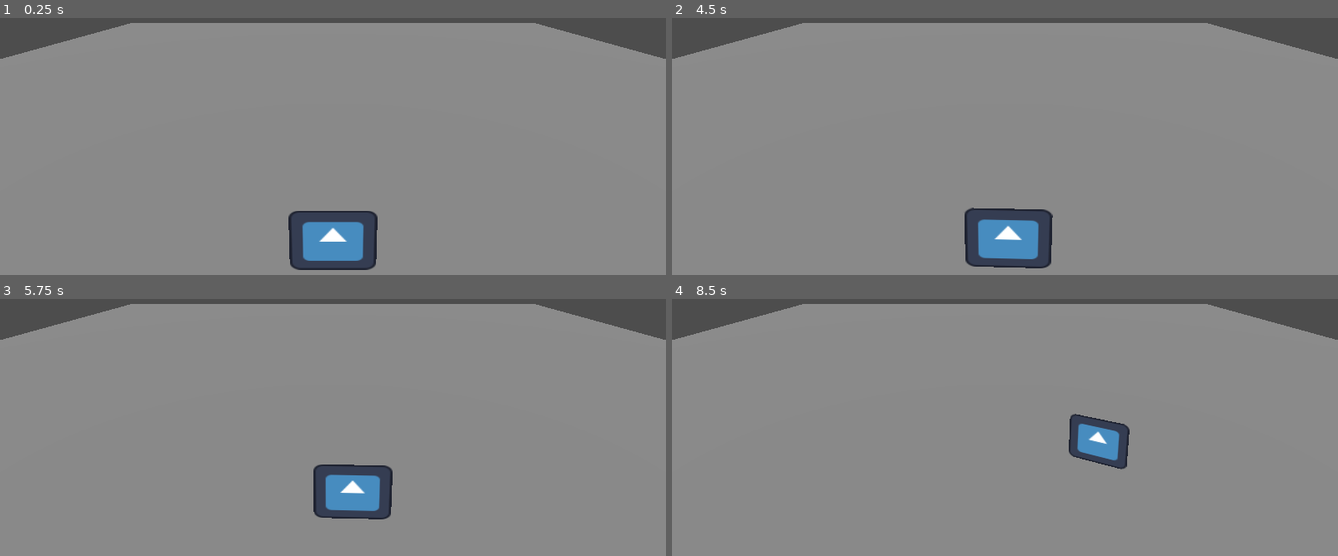
Above: before the commit, frames 1-4 (two rows, left to right).
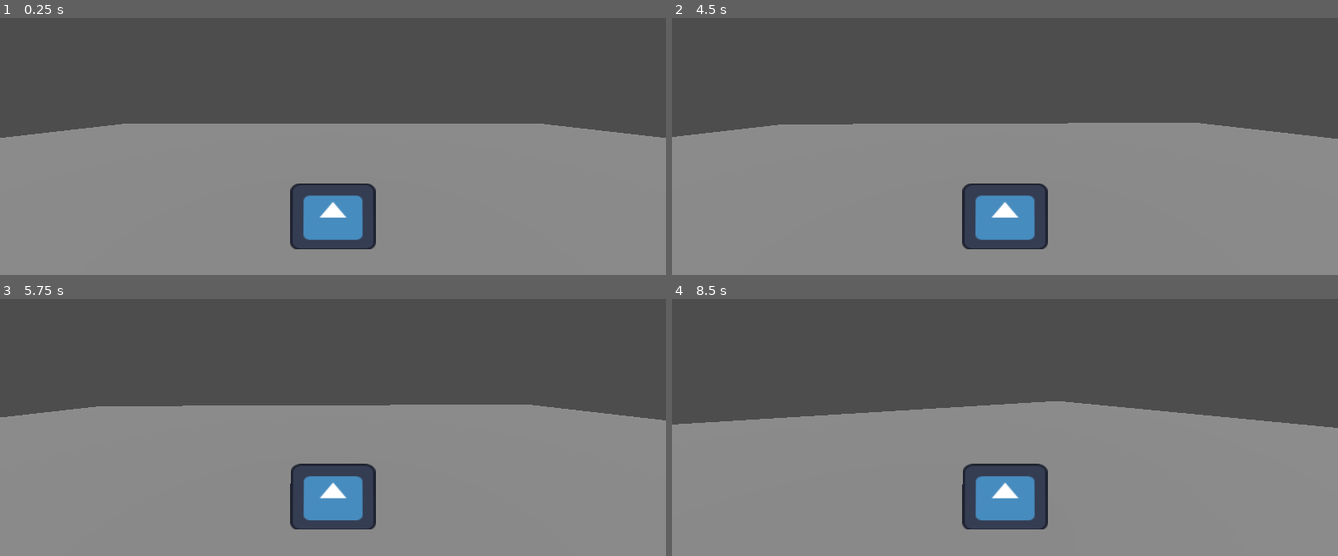
Above: after the commit, the same moments.

Repository: AnselSB/FZERO
Game: Godot game, scene res://scenes/main_scene.tscn
Same seed, same stepped clock (60 frames per second), same inputs: the game is played once before the commit and once after it. The engine's default icon, where the game draws it, is replaced by a stand-in: a white triangle on a blue panel in a dark square.
Inputs:
- Up to frame 1 (0.25 s): no input
- Up to frame 2 (4.5 s): tap Enter (gas) at 0.5, 1.35, 2, 2.85, 3.5, 4.35 s; hold D (right) 0.53-1.28 s; hold Enter (gas) 0.53-1.28 s; tap Space at 1.25, 2.75, 4.25 s; hold S (reverse) 1.28-2.03 s; hold Enter (gas) 2.03-2.78 s; hold D (right) 2.03-3.53 s; hold Enter (gas) 3.53-4.28 s; hold A (left) from 3.53 s (still down)
- Up to frame 3 (5.75 s): release A (left) at 5.03 s; hold S (reverse) from 5.03 s (still down); hold Enter (gas) from 5.03 s (still down)
- Up to frame 4 (8.5 s): release S (reverse) at 5.78 s; release Enter (gas) at 5.78 s; hold D (right) 5.78-8.03 s; tap Enter (gas) at 5.85, 7.35 s; hold Enter (gas) 6.53-7.28 s; hold S (reverse) from 8.03 s (still down); hold Enter (gas) from 8.03 s (still down)

The runs differ from the first frame. In frame 1, 41% of the frame differs, in the area x 0-100%, y 1-99%; in frame 2, 41%; in frame 3, 40%; in frame 4, 45%, in the area x 0-100%, y 1-90%.

Commit message:
Add camera tracking

Diff:
--- /dev/null
+++ b/source_code/dzero/scenes/camera_3d.gd
@@ -0,0 +1,14 @@
+extends Camera3D
+
+
+# going to try to move camera forward, that's the goal for now
+var speed = 500
+# Called when the node enters the scene tree for the first time.
+func _ready():
+	pass # Replace with function body.
+
+
+# Called every frame. 'delta' is the elapsed time since the previous frame.
+func _process(delta):
+	if Input.is_action_pressed("reverse"):
+		velocity.z = speed * delta * -1
--- a/source_code/dzero/scenes/main_scene.tscn
+++ b/source_code/dzero/scenes/main_scene.tscn
@@ -24,12 +24,4 @@
 transform = Transform3D(1, 0, 0, 0, 0.5, 0.866025, 0, -0.866025, 0.5, 0, 22, 0)
 shadow_enabled = true
 
-[node name="cameraPivot" type="Marker3D" parent="."]
-
-[node name="Camera3D" type="Camera3D" parent="cameraPivot"]
-transform = Transform3D(1, 0, 0, 0, 0.965926, 0.258819, 0, -0.258819, 0.965926, 0, 8, 38)
-current = true
-fov = 45.0
-
 [node name="racer" parent="." instance=ExtResource("1_nyk7j")]
-transform = Transform3D(1, 0, 0, 0, 1, 0, 0, 0, 1, 0, 2, 29)
--- a/source_code/dzero/scenes/racer.gd
+++ b/source_code/dzero/scenes/racer.gd
@@ -1,7 +1,7 @@
 extends CharacterBody3D
 
 @export var rotSpeed : float = PI * 4
-var theta
+var theta = 0
 
 const SPEED = 1000.0
 const ACCELERATION = 0.5
@@ -20,6 +20,8 @@
 
 # will handle all of the movement based controls for the racer
 func _physics_process(delta):
+
+
 	if Input.is_action_pressed("gas"):
 		# check for direction changes
 		if Input.is_action_pressed("left"):
@@ -29,16 +31,21 @@
 			# add left turn weight to the direction than normalize
 			direc = direc + Vector3(leftTurn.x * 0.01, leftTurn.y * 0.01, leftTurn.z * 0.01)
 			direc.normalized()
+			theta = wrapf(atan2(direc.x, direc.z) - rotation.y, -PI, PI)
+			set_rotation(Vector3(0, rotation.y + clamp(rotSpeed * delta, 0, abs(theta)) * sign(theta), 0))
+			$CameraController.rotation.y += clamp(rotSpeed * delta, 0, abs(theta)) * sign(theta)
 		elif Input.is_action_pressed("right"):
 			# generate the right turn using the cross product (follow right hand rule), make sure to normalize
 			rightTurn = direc.cross(UP)
 			# add to the direction the right turn direction and normalize
 			direc = direc + Vector3(rightTurn.x * 0.01, rightTurn.y * 0.01, rightTurn.z * 0.01)
 			direc.normalized()
-		# this will be for calculating the angle at which the model should rotate so that the spirte is facing the direction it's moving
-		# set the theta first
-		theta = wrapf(atan2(direc.x, direc.z) - rotation.y, -PI, PI)
-		set_rotation(Vector3(0, rotation.y + clamp(rotSpeed * delta, 0, abs(theta)) * sign(theta), 0))
+			# this will be for calculating the angle at which the model should rotate so that the spirte is facing the direction it's moving
+			# set the theta first
+			theta = wrapf(atan2(direc.x, direc.z) - rotation.y, -PI, PI)
+			set_rotation(Vector3(0, rotation.y + clamp(rotSpeed * delta, 0, abs(theta)) * sign(theta), 0))
+			$CameraController.rotation.y += clamp(rotSpeed * delta, 0, abs(theta)) * sign(theta)
+
 
 		# set velocity
 		velocity.z = move_toward(velocity.z, SPEED * delta * direc.z, accel)
@@ -49,3 +56,5 @@
 		velocity.y = move_toward(velocity.y, 0, friction)
 		velocity.z = move_toward(velocity.z, 0, friction)
 	move_and_slide()
+	# the following is for ensuring the camera controller position to be the same to the racer's
+	$CameraController.position = lerp($CameraController.position, position, 0.75)
--- a/source_code/dzero/scenes/racer.tscn
+++ b/source_code/dzero/scenes/racer.tscn
@@ -16,3 +16,13 @@
 [node name="Sprite3D" type="Sprite3D" parent="."]
 transform = Transform3D(1.55444, 0, 0, 0, 1.19427, 0, 0, 0, 1, 0, 0, 0)
 texture = ExtResource("2_jjtdv")
+
+[node name="CameraController" type="Node3D" parent="."]
+top_level = true
+
+[node name="CameraTarget" type="Node3D" parent="CameraController"]
+transform = Transform3D(1, 0, 0, 0, 0.996606, -0.0823212, 0, 0.0823212, 0.996606, 0, 2.16437, 5.52756)
+
+[node name="Camera3D" type="Camera3D" parent="CameraController/CameraTarget"]
+transform = Transform3D(1, 0, 0, 0, 0.99939, 0.0349169, 0, -0.0349169, 0.99939, 0, 0.565519, 0.218671)
+current = true
